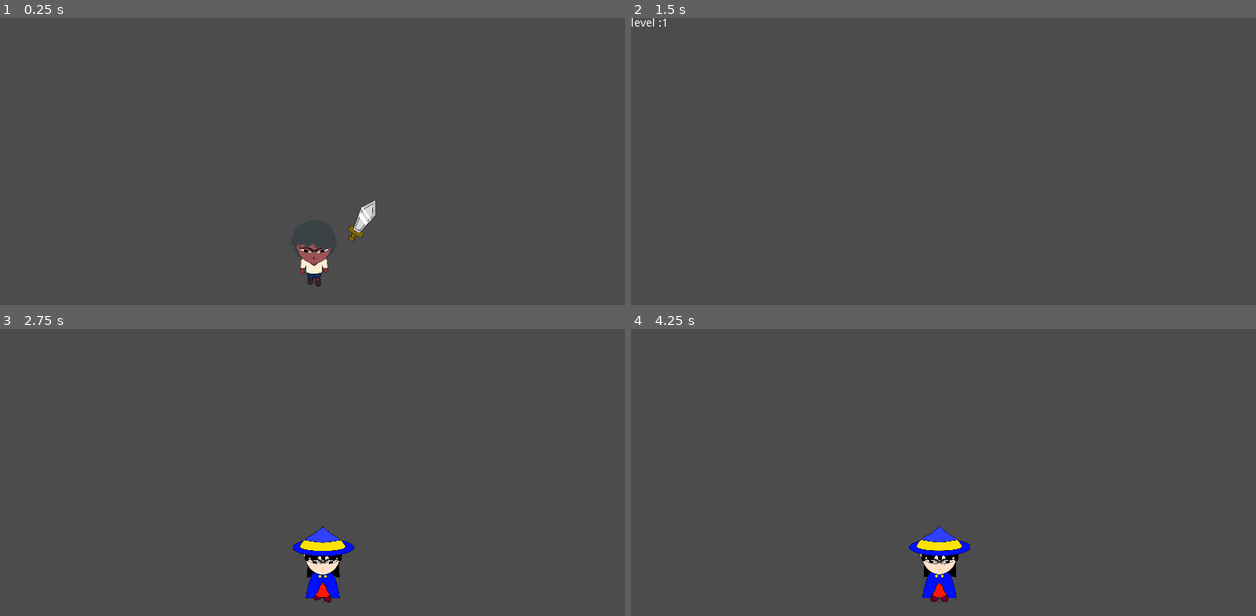
Above: before the commit, frames 1-4 (two rows, left to right).
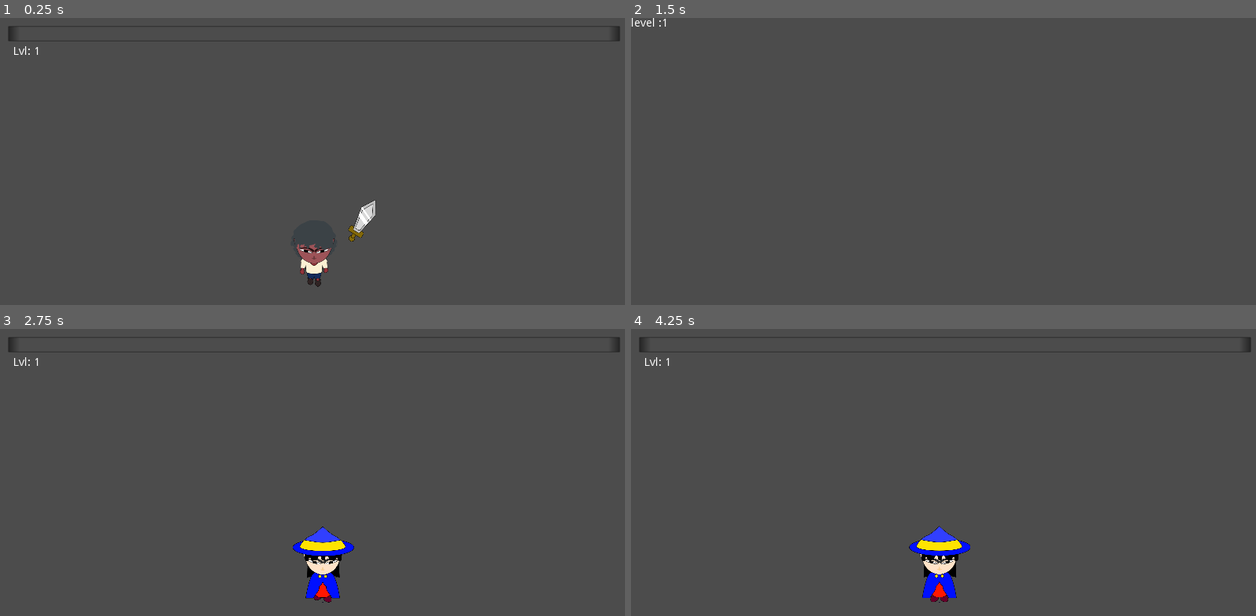
Above: after the commit, the same moments.

Repository: KeichiTS/GameOff2022
Game: Godot game, scene res://Scenes/Battle/BattleGround.tscn
Same seed, same stepped clock (60 frames per second), same inputs: the game is played once before the commit and once after it. This scene is started directly instead of the project's main scene. The engine's default icon, where the game draws it, is replaced by a stand-in: a white triangle on a blue panel in a dark square.
Inputs:
- Up to frame 1 (0.25 s): no input
- Up to frame 2 (1.5 s): tap Enter (ui_accept) at 0.5, 0.6, 0.77, 1.07, 1.35 s; hold Right (right) 0.53-1.28 s; hold Down (down) from 1.28 s (still down)
- Up to frame 3 (2.75 s): tap Enter (ui_accept) at 1.52, 1.82, 2.1 s; release Down (down) at 2.03 s; hold Right (right) from 2.03 s (still down)
- Up to frame 4 (4.25 s): release Right (right) at 2.78 s; hold Up (up) 2.78-3.53 s; tap Enter (ui_accept) at 2.85, 3.02, 3.32, 3.6, 3.77, 4.07 s; hold Left (left) from 3.53 s (still down)

The runs differ from the first frame. In frame 1, 0.1% of the frame differs, in the area x 1-100%, y 3-13%; in frame 2, nothing differs; in frame 3, 0.1%; in frame 4, 0.1%.

Commit message:
level_up

Diff:
--- a/Scenes/Battle/Enemy.tscn
+++ b/Scenes/Battle/Enemy.tscn
@@ -19,6 +19,7 @@
 collision_mask = 5
 script = ExtResource( 3 )
 hp = 10
+experience = 5
 enemy_movement = 50
 
 [node name="Sprite" type="Sprite" parent="."]
--- /dev/null
+++ b/Scenes/Battle/ExpGem.tscn
@@ -0,0 +1,25 @@
+[gd_scene load_steps=4 format=2]
+
+[ext_resource path="res://Sprites/magic.png" type="Texture" id=1]
+[ext_resource path="res://Scripts/Battle/ExpGem.gd" type="Script" id=2]
+
+[sub_resource type="CircleShape2D" id=1]
+
+[node name="ExpGem" type="Area2D" groups=["loot"]]
+modulate = Color( 0.819608, 0.121569, 0.121569, 1 )
+collision_layer = 8
+collision_mask = 0
+script = ExtResource( 2 )
+
+[node name="Sprite" type="Sprite" parent="."]
+scale = Vector2( 0.25, 0.25 )
+texture = ExtResource( 1 )
+
+[node name="CollisionShape2D" type="CollisionShape2D" parent="."]
+shape = SubResource( 1 )
+
+[node name="Timer" type="Timer" parent="."]
+wait_time = 0.2
+one_shot = true
+
+[connection signal="timeout" from="Timer" to="." method="_on_Timer_timeout"]
--- a/Scenes/Player/Player.tscn
+++ b/Scenes/Player/Player.tscn
@@ -1,9 +1,11 @@
-[gd_scene load_steps=8 format=2]
+[gd_scene load_steps=12 format=2]
 
 [ext_resource path="res://Sprites/warrior_front.png" type="Texture" id=1]
 [ext_resource path="res://Scripts/Player/Player.gd" type="Script" id=2]
 [ext_resource path="res://Resources/Mage.tres" type="Resource" id=3]
 [ext_resource path="res://Scenes/boxes/HurtBox.tscn" type="PackedScene" id=4]
+[ext_resource path="res://Sprites/exp_Grid.png" type="Texture" id=5]
+[ext_resource path="res://Sprites/exp_fill.png" type="Texture" id=6]
 
 [sub_resource type="CapsuleShape2D" id=1]
 radius = 36.0
@@ -14,6 +16,12 @@
 
 [sub_resource type="RectangleShape2D" id=3]
 extents = Vector2( 46, 69 )
+
+[sub_resource type="CircleShape2D" id=4]
+radius = 350.721
+
+[sub_resource type="CircleShape2D" id=5]
+radius = 56.0892
 
 [node name="Player" type="KinematicBody2D" groups=["player"]]
 collision_layer = 3
@@ -31,10 +39,12 @@
 one_shot = true
 
 [node name="CollisionShape2D" type="CollisionShape2D" parent="."]
+visible = false
 position = Vector2( 0, 7 )
 shape = SubResource( 1 )
 
 [node name="EnemyDetection" type="Area2D" parent="."]
+visible = false
 collision_layer = 4
 collision_mask = 4
 monitorable = false
@@ -43,6 +53,7 @@
 shape = SubResource( 2 )
 
 [node name="HurtBox" parent="." instance=ExtResource( 4 )]
+visible = false
 collision_layer = 0
 collision_mask = 2
 
@@ -54,9 +65,54 @@
 zoom = Vector2( 1.5, 1.5 )
 smoothing_enabled = true
 
+[node name="GrabLoot" type="Area2D" parent="."]
+collision_layer = 0
+collision_mask = 8
+
+[node name="Area2D" type="CollisionShape2D" parent="GrabLoot"]
+shape = SubResource( 4 )
+
+[node name="ColectLoot" type="Area2D" parent="."]
+collision_layer = 0
+collision_mask = 8
+
+[node name="CollisionShape2D" type="CollisionShape2D" parent="ColectLoot"]
+shape = SubResource( 5 )
+
+[node name="GUI" type="CanvasLayer" parent="."]
+
+[node name="Control" type="Control" parent="GUI"]
+anchor_right = 1.0
+anchor_bottom = 1.0
+
+[node name="TextureProgress" type="TextureProgress" parent="GUI/Control"]
+anchor_right = 1.0
+margin_left = 10.0
+margin_top = 10.0
+margin_right = -10.0
+margin_bottom = -10.0
+rect_min_size = Vector2( 0, 20 )
+size_flags_horizontal = 3
+texture_under = ExtResource( 5 )
+texture_progress = ExtResource( 6 )
+nine_patch_stretch = true
+stretch_margin_left = 2
+stretch_margin_top = 2
+stretch_margin_right = 2
+stretch_margin_bottom = 2
+
+[node name="Label" type="Label" parent="GUI/Control"]
+margin_left = 17.0
+margin_top = 36.0
+margin_right = 57.0
+margin_bottom = 50.0
+text = "LvL"
+
 [connection signal="timeout" from="AnimateSpriteTimer" to="." method="_on_AnimateSpriteTimer_timeout"]
 [connection signal="body_entered" from="EnemyDetection" to="." method="_on_EnemyDetection_body_entered"]
 [connection signal="body_exited" from="EnemyDetection" to="." method="_on_EnemyDetection_body_exited"]
 [connection signal="hurt" from="HurtBox" to="." method="_on_HurtBox_hurt"]
+[connection signal="area_entered" from="GrabLoot" to="." method="_on_GrabLoot_area_entered"]
+[connection signal="area_entered" from="ColectLoot" to="." method="_on_ColectLoot_area_entered"]
 
 [editable path="HurtBox"]
--- a/Scripts/Battle/Enemy.gd
+++ b/Scripts/Battle/Enemy.gd
@@ -8,15 +8,20 @@
 
 onready var player = null
 
+onready var loot_base = null
+
 export var enemy_movement := 20
 
 var velocity = Vector2.ZERO
 
 var knockBack = Vector2.ZERO
 
+var exp_gem = preload("res://Scenes/Battle/ExpGem.tscn")
+
 func _ready():
 	$Label.text = str(hp)
 	player = get_parent().find_node("Player",true)
+	loot_base = get_parent().find_node("Loot",true)
 
 
 func _process(delta):
@@ -37,6 +42,10 @@
 
 
 func death():
+	var new_gem = exp_gem.instance()
+	new_gem.global_position = global_position
+	new_gem.experience = experience
+	loot_base.call_deferred("add_child",new_gem)
 	queue_free()
 
 func _on_HurtBox_hurt(damage, angle, knockback):
--- /dev/null
+++ b/Scripts/Battle/ExpGem.gd
@@ -0,0 +1,20 @@
+extends Area2D
+
+export var experience = 1
+var target = null
+var speed = -1
+
+func _physics_process(delta):
+	if target != null:
+		global_position = global_position.move_toward(target.global_position,speed)
+		speed+= 2*delta
+
+func collected():
+	$CollisionShape2D.call_deferred("set","disabled",true)
+	$Timer.start()
+	return experience
+
+
+
+func _on_Timer_timeout():
+	queue_free()
--- a/Scripts/Player/Player.gd
+++ b/Scripts/Player/Player.gd
@@ -3,6 +3,7 @@
 onready var front_sprite = null
 onready var back_sprite = null
 onready var hp = 1000
+
 
 
 export (Resource) var char_info = null
@@ -11,6 +12,9 @@
 
 var last_movement = Vector2.UP
 var level = 0
+var experience = 0
+var exp_to_next_level = 0
+var gold
 
 onready var sprite = $Sprite
 onready var animate_sprite = $AnimateSpriteTimer
@@ -28,6 +32,7 @@
 	front_sprite = char_info.front_sprite
 	back_sprite = char_info.back_sprite
 	level = char_info.level
+	exp_to_next_level = exp_to_lvlup(level)
 	print(char_info.weapon)
 	match char_info.weapon:
 		"sword":
@@ -43,6 +48,9 @@
 			var weapon = area.instance()
 			add_child(weapon)
 
+	$GUI/Control/Label.text = str("Lvl: ",level)
+	$GUI/Control/TextureProgress.max_value = exp_to_next_level
+	$GUI/Control/TextureProgress.value = experience
 
 func movement():
 	var horizontal_move = Input.get_action_strength("right") - Input.get_action_strength("left")
@@ -107,3 +115,31 @@
 func _on_HurtBox_hurt(damage, _angle, _knockback):
 	hp-=damage
 	print("Player hp: ",hp)
+
+
+func exp_to_lvlup(level):
+	return level*10
+
+
+func _on_GrabLoot_area_entered(area):
+	if area.is_in_group("loot"):
+		area.target = self
+
+
+func _on_ColectLoot_area_entered(area):
+	if area.is_in_group("loot"):
+		var gem_exp = area.collected()
+		experience+= gem_exp
+
+		$GUI/Control/TextureProgress.value = experience
+
+		print("Exp :", experience, " LVL :", level)
+		if experience >= exp_to_next_level:
+			level+=1
+			var diff = experience - exp_to_next_level
+			experience = diff
+			exp_to_next_level = exp_to_lvlup(level)
+
+			$GUI/Control/Label.text = str("Lvl: ",level)
+			$GUI/Control/TextureProgress.max_value = exp_to_next_level
+			$GUI/Control/TextureProgress.value = experience
Binary file added: Sprites/exp_Grid.png
Not shown, added: Sprites/exp_Grid.png.import
Binary file added: Sprites/exp_fill.png
Not shown, added: Sprites/exp_fill.png.import
